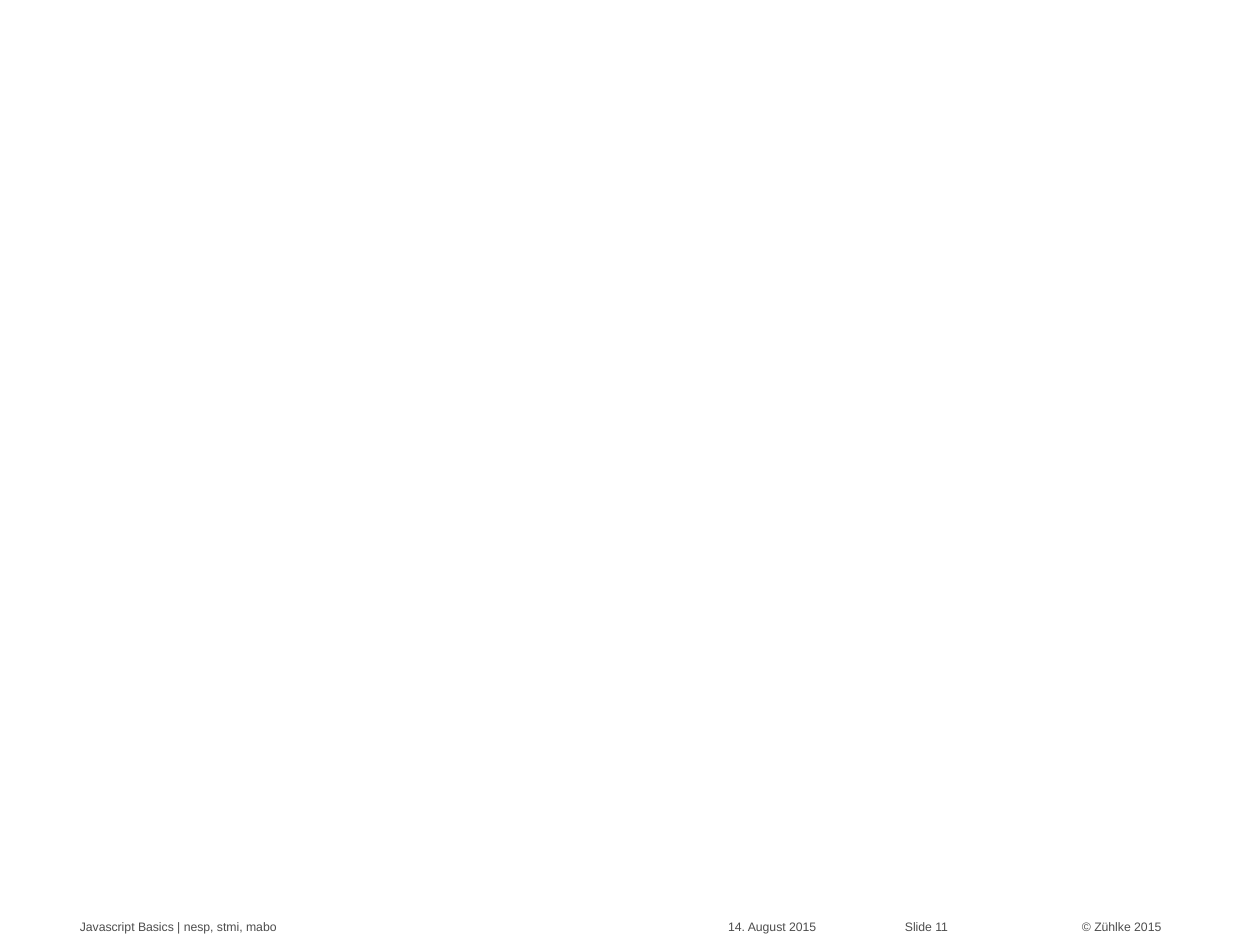
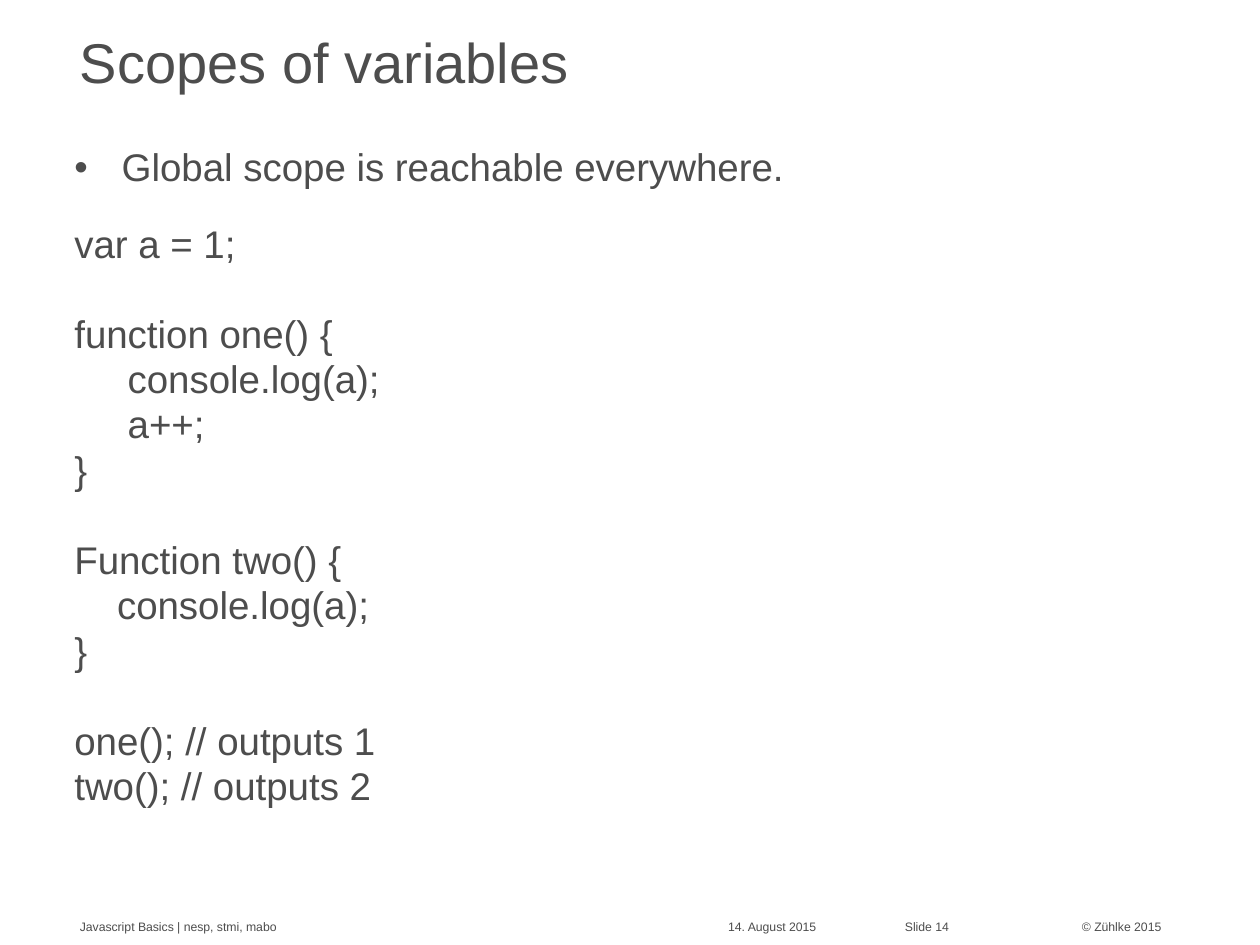
Before and after one commit to Zuehlke/security-onboarding, a slide deck: slide 14 of javascript_basics/Javascript Basics - basics.pptx (slide 11 before the commit). Drawn at 1260x945 pixels with LibreOffice and Linux fonts; fonts in the diff are those of the drawing. Boxes give left, top, right and bottom in pixels: in the first picture for what was removed or moved away, otherwise in the second. Text is boxed around its words. In the diff, an @@ line names an element or a change of style, - is before the commit and + after.

```diff
--- a/javascript_basics/Javascript Basics - basics.pptx
+++ b/javascript_basics/Javascript Basics - basics.pptx
@@ title added at [80,42,568,93], 32 pt, text #4D4D4D @@
+Scopes of variables
@@ text added at [74,153,783,808], 22 pt, text #4D4D4D @@
+• Global scope is reachable everywhere.
+var a = 1;
+function one() {
+console.log(a);
+a++;
+}
+Function two() {
+console.log(a);
+}
+one(); // outputs 1
+two(); // outputs 2
@@ page number at [905,922,949,931]: text changed @@
-Slide 11
+Slide 14
```
Also in this commit, not shown: 7 other slides changed, 1 slide added.
